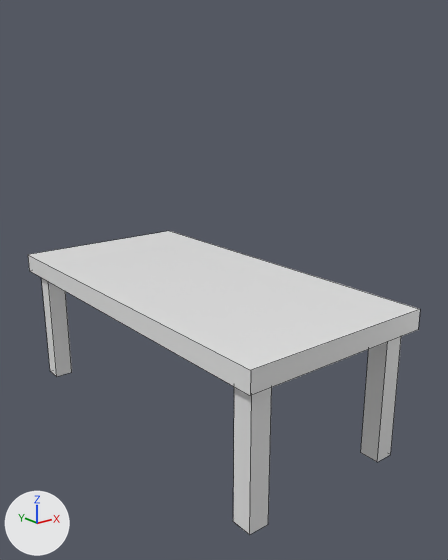
A saved change to the Blender file assets/models/furnitures.blend.
Camera for both pictures: a 50 mm camera at (-3.62, -4.98, 3.4) aimed at (0.14, -0.27, 1.52). The axes (+X, +Y, +Z) are drawn at lower left. The lights are the same throughout. Mesh edges are drawn as thin lines.

In view in the first picture: 'Table'.
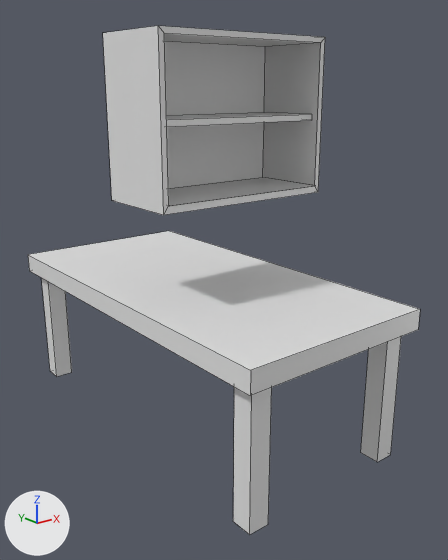
Commit message: Add drawer furniture

Changed parts and their boxes [x1, y1, x2, y2] in the pictures (448 x 560 px):
'Drawer', added: after [103, 26, 325, 215]

The edits, one by one:
Mesh me_drawer is new.
It has 28 vertices, 24 faces and spans x -0.91..0.91, y -0.81..0.05, z -0.6..0.82.
Object 'Drawer' (ob_drawer) is new; it shows me_drawer.
Its location is (0.0, 0.0, 3.0).
